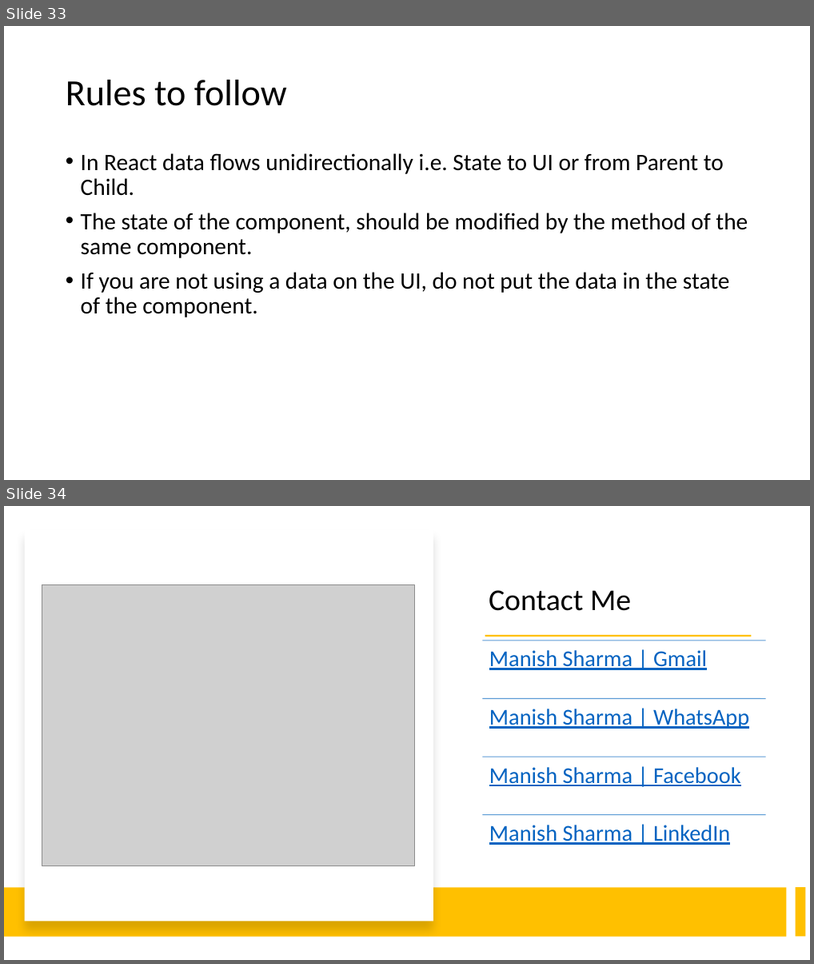
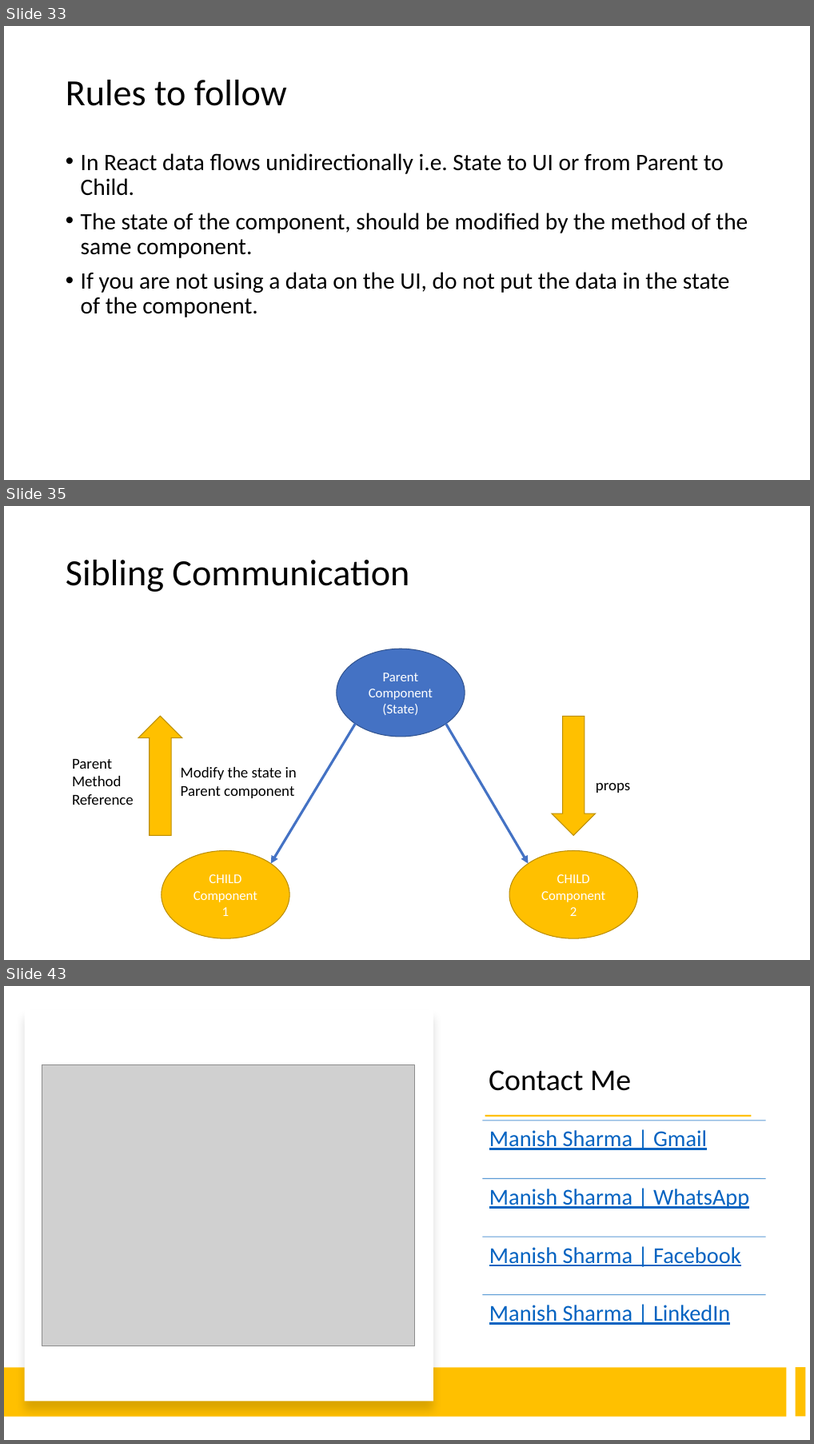
Before and after one commit to explore-with-manish/im-jan24, a slide deck: React/Notes/React.pptx. Shown one above the other, each under a label of ours: slides 33 and 34 before the commit, slides 33, 35 and 43 after it; the slides between them are not shown. The pictures are 814x964 and 814x1444 pixels, drawn with LibreOffice and Linux fonts; fonts in the diff are those of the drawing; grey boxes stand for pictures. Boxes give left, top, right and bottom in pixels: in the first picture for what was removed or moved away, otherwise in the second. Text is boxed around its words. In the diff, an @@ line names an element or a change of style, - is before the commit and + after.

```diff
--- a/React/Notes/React.pptx
+++ b/React/Notes/React.pptx
@@ slide 35 added at <box>4,506,810,960</box>, background #FFFFFF @@
@@ title added at <box>66,560,410,592</box>, 44 pt, text #000000 @@
+Sibling Communication
@@ ellipse added at <box>337,648,465,736</box>, fill #4472C4, outline #325491 1 pt, 16 pt, text #FFFFFF @@
+Parent Component
+(State)
@@ right arrow added at <box>138,716,182,835</box>, fill #FFC000, outline #BD8E00 1 pt @@
@@ right arrow added at <box>552,716,595,835</box>, fill #FFC000, outline #BD8E00 1 pt @@
@@ arrow added from (355, 724) to (270, 864), #4472C4 3 pt @@
@@ arrow added from (446, 724) to (529, 864), #4472C4 3 pt @@
@@ text added at <box>72,759,134,804</box>, 18 pt, text #000000 @@
+Parent
+Method
+Reference
@@ text added at <box>181,767,297,798</box>, 18 pt, text #000000 @@
+Modify the state in
+Parent component
@@ text added at <box>596,783,630,792</box>, 18 pt, text #000000 @@
+props
@@ ellipse added at <box>162,850,290,938</box>, fill #FFC000, outline #BD8E00 1 pt, 16 pt, text #FFFFFF @@
+CHILD Component
+1
@@ ellipse added at <box>510,850,638,938</box>, fill #FFC000, outline #BD8E00 1 pt, 16 pt, text #FFFFFF @@
+CHILD Component
+2
@@ what was slide 34 is now slide 43 @@
```
Also in this commit, not shown: 8 other slides added, 4 other files.
